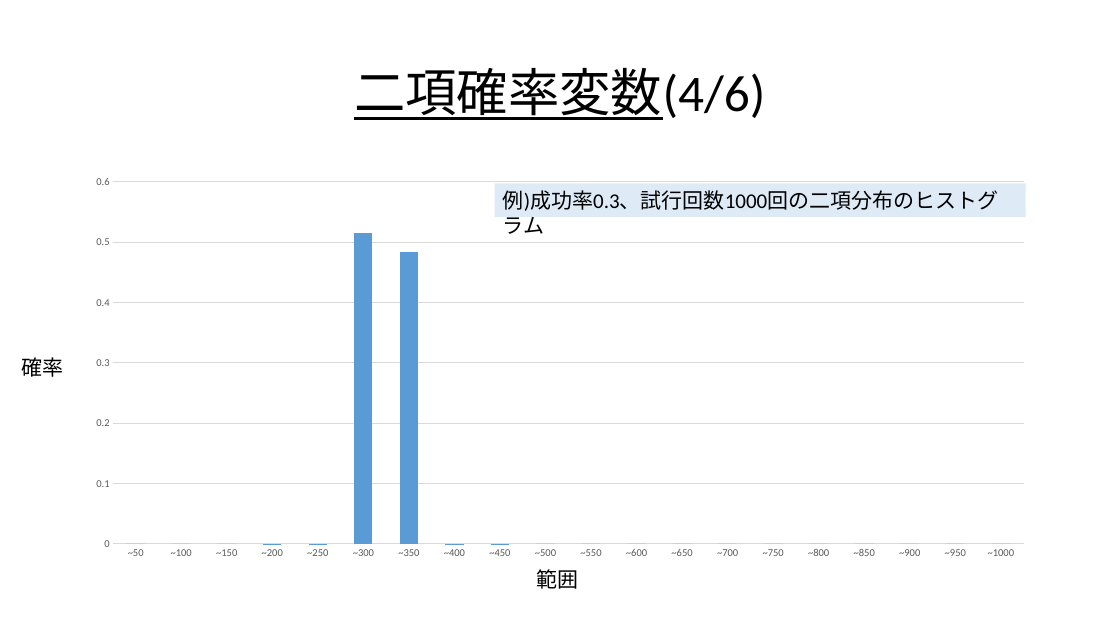
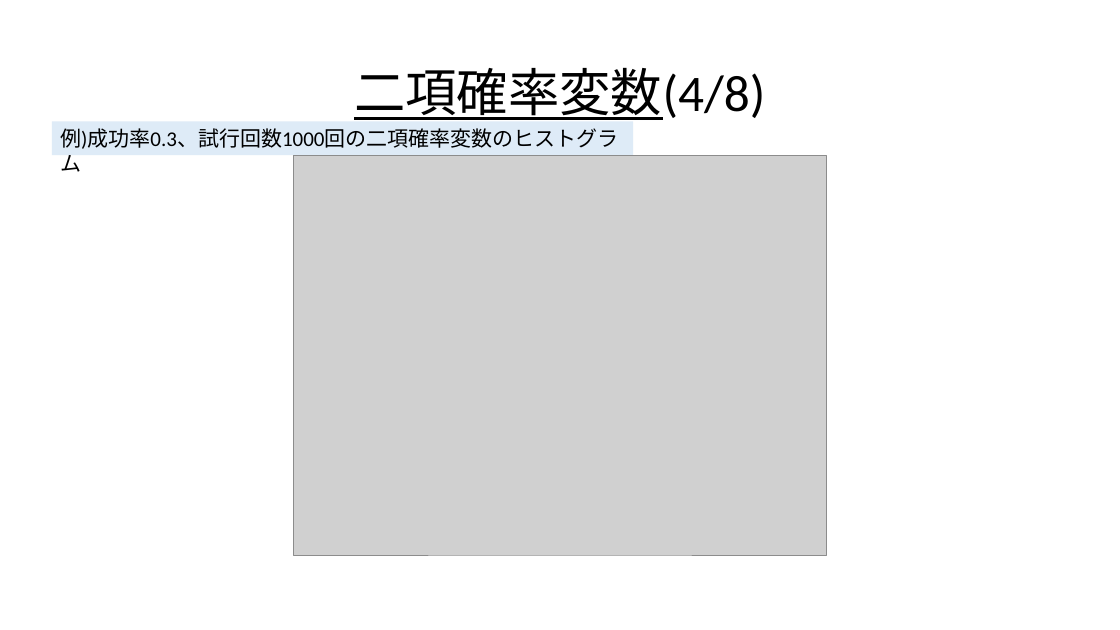
Before and after one commit to Ryo-KATAYAMA/Senior_Project, a slide deck: slide 42 of Chapter4.pptx (slide 33 before the commit). Drawn at 1120x630 pixels with LibreOffice and Linux fonts; fonts in the diff are those of the drawing; grey boxes stand for pictures. Boxes give left, top, right and bottom in pixels: in the first picture for what was removed or moved away, otherwise in the second. Text is boxed around its words. In the diff, an @@ line names an element or a change of style, - is before the commit and + after.

```diff
--- a/Chapter4.pptx
+++ b/Chapter4.pptx
@@ title at (x1=354, y1=67, x2=765, y2=120): text changed @@
-二項確率変数(4/6)
+二項確率変数(4/8)
@@ rectangle "例)成功率0.3、試行回数1000回の二項確率変数のヒストグラム" resized from (x1=495, y1=183, x2=1026, y2=217) to (x1=52, y1=122, x2=634, y2=155) @@
@@ text in rectangle at (x1=60, y1=128, x2=619, y2=149): text changed @@
-例)成功率0.3、試行回数1000回の二項分布のヒストグラム
+例)成功率0.3、試行回数1000回の二項確率変数のヒストグラム
@@ column stacked chart removed at (x1=77, y1=168, x2=1044, y2=568) @@
-categories: ~50, ~100, ~150, ~200, ~250, ~300, ~350, ~400, ~450, ~500, ~550, ~600, ~650, ~700, ~750, ~800, ~850, ~900, ~950, ~1000
-Series 1: 0, 0, 0, 0, 0, 0.52, 0.48, 0, 0, 0, 0, 0, 0, 0, 0, 0, 0, 0, 0, 0
@@ picture added at (x1=293, y1=155, x2=826, y2=555) @@
@@ text removed at (x1=21, y1=357, x2=63, y2=377) @@
-確率
@@ text removed at (x1=537, y1=569, x2=579, y2=589) @@
-範囲
```
Also in this commit, not shown: 20 other slides changed, 13 slides added, 1 slide removed.
